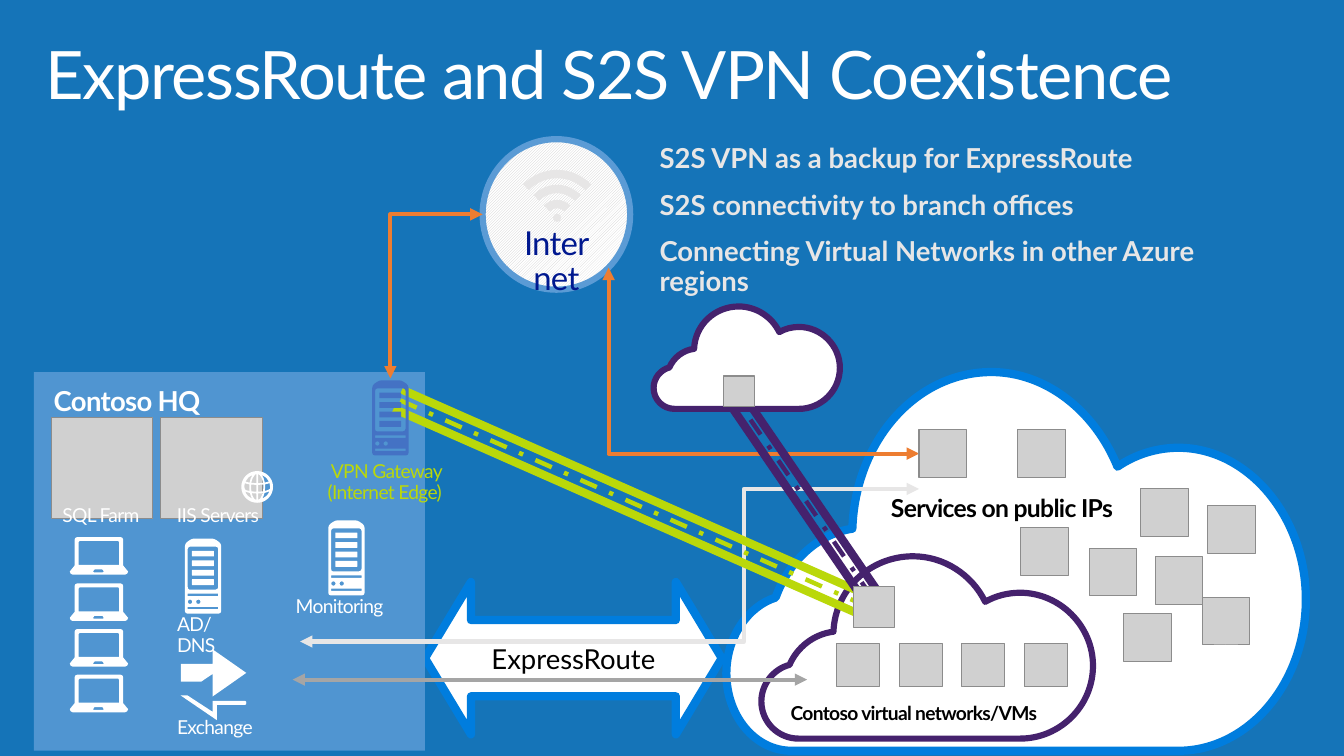
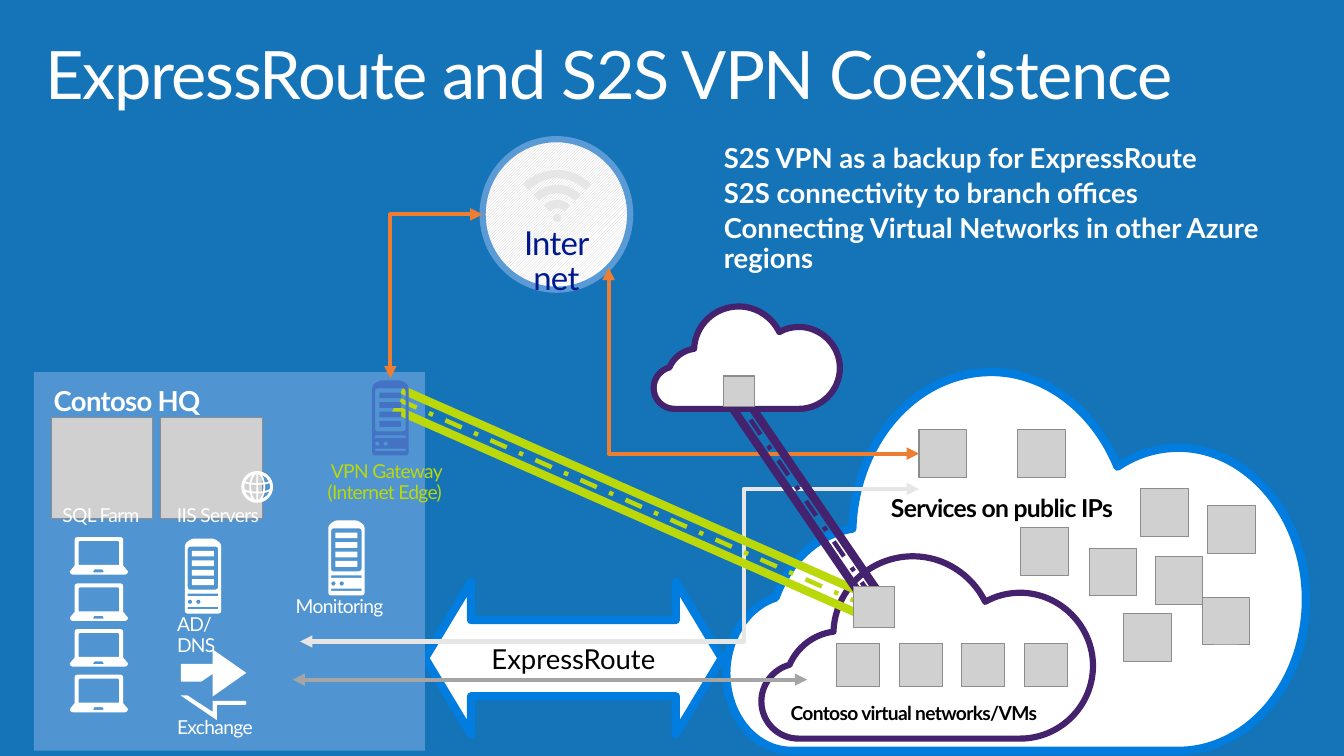
Before and after one commit to AzureCAT-GSI/Networking, a slide deck: slide 20 of Networking.pptx. Drawn at 1344x756 pixels with LibreOffice and Linux fonts; fonts in the diff are those of the drawing; grey boxes stand for pictures; background and template pictures are left out. Boxes give left, top, right and bottom in pixels: in the first picture for what was removed or moved away, otherwise in the second. Text is boxed around its words. In the diff, an @@ line names an element or a change of style, - is before the commit and + after.

```diff
--- a/Networking.pptx
+++ b/Networking.pptx
@@ text "S2S VPN as a backup ...": place and size @@
-text "S2S VPN as a backup ..." at bbox=[660, 147, 1194, 296]
+text "S2S VPN as a backup ..." at bbox=[724, 147, 1259, 273]
@@ text "S2S VPN as a backup ..." at bbox=[724, 147, 1259, 273]: text colour #E7E6E6 to #FFFFFF; less space between paragraphs @@
```
Also in this commit, not shown: 11 other slides changed, 7 slides removed.
